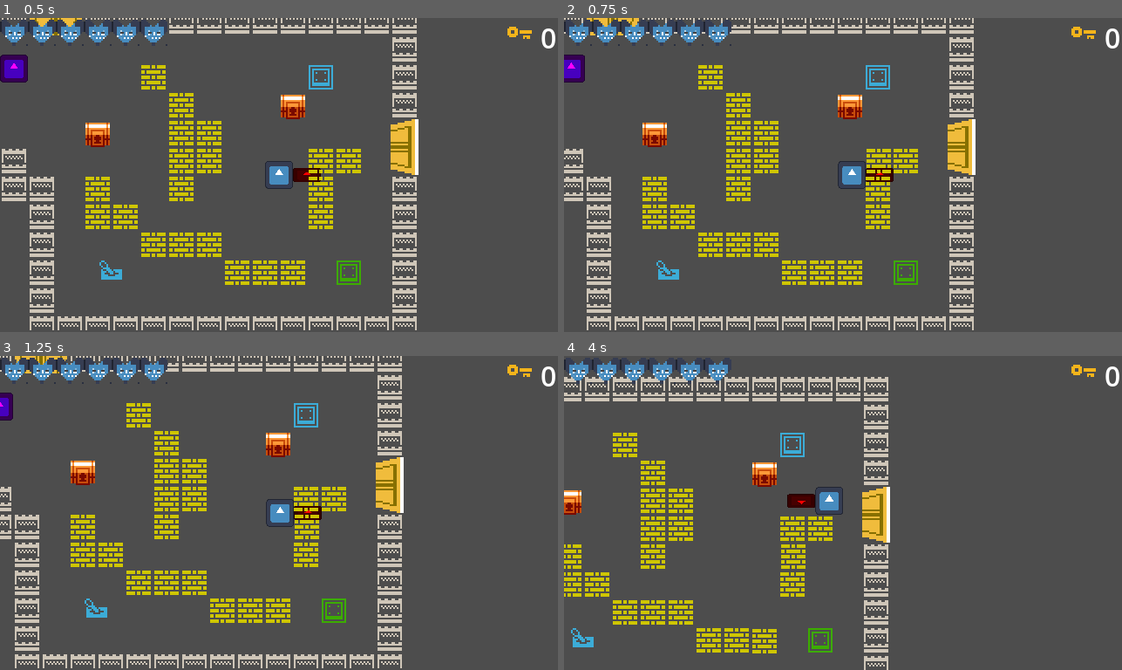
Above: before the commit, frames 1-4 (two rows, left to right).
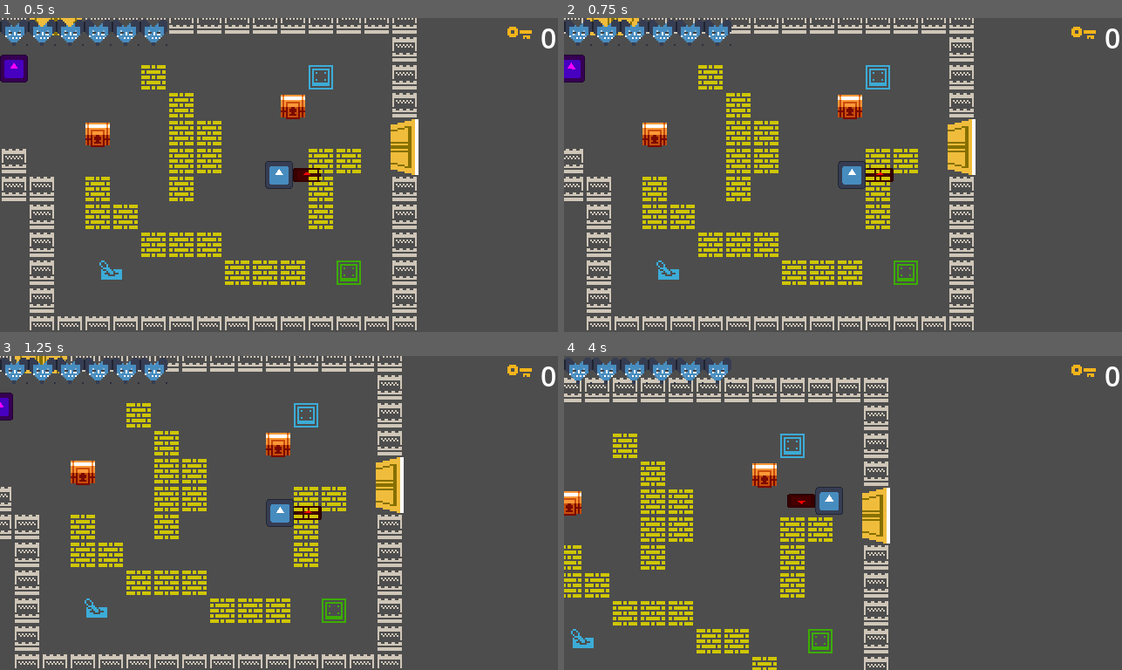
Above: after the commit, the same moments.

Repository: iliys/The-Offering-Godot-Wild-Jam-58-
Game: Godot game, scene res://map/map.tscn
Same seed, same stepped clock (60 frames per second), same inputs: the game is played once before the commit and once after it. The engine's default icon, where the game draws it, is replaced by a stand-in: a white triangle on a blue panel in a dark square.
Inputs:
- Up to frame 1 (0.5 s): no input
- Up to frame 2 (0.75 s): tap Enter at 0.5 s; hold Right (right) from 0.53 s (still down); hold Z (interact) from 0.53 s (still down)
- Up to frame 3 (1.25 s): keep holding Right (right); keep holding Z (interact)
- Up to frame 4 (4 s): release Right (right) at 1.28 s; release Z (interact) at 1.28 s; hold Down (down) 1.28-2.03 s; tap X (attack) at 1.35 s; tap Z (interact) at 1.55, 2.85, 3.8 s; hold Right (right) 2.03-2.78 s; hold Z (interact) 2.03-2.78 s; hold Up (up) 2.78-3.53 s; hold Left (left) from 3.53 s (still down); hold X (attack) from 3.53 s (still down)

Frame 1 is identical in both runs. In frame 2, less than 0.1% of the frame differs, in the area x 0-59%, y 11-50%; in frame 3, less than 0.1%; in frame 4, 4.5%, in the area x 0-59%, y 6-100%.

Commit message:
Boxes snaped to grid

Diff:
--- a/actor/actor.gd
+++ b/actor/actor.gd
@@ -6,7 +6,7 @@
 
 @export var speed := 64
 @export var max_hp := 6
-@export var dex := 300
+#@export var dex := 300
 @export var knock_back_speed := 256
 @export var is_enemy := false
 
@@ -26,8 +26,8 @@
 	queue_free()# Default behavior; overide with death anim.
 
 
-func smooth_set_vel(to: Vector2, delta: float) -> void:
-	velocity = velocity.move_toward(to, dex * delta)
+#func smooth_set_vel(to: Vector2, delta: float) -> void:
+#	velocity = velocity.move_toward(to, dex * delta)
 
 
 func _on_hit_box_dmg_taken(amount: int, attacker: Actor) -> void:
--- a/actor/enemies/enemy.gd
+++ b/actor/enemies/enemy.gd
@@ -17,25 +17,25 @@
 	navigation_agent.max_speed = speed
 
 
-func _physics_process(delta: float) -> void:
+func _physics_process(_delta: float) -> void:
 	if stunned:
 		move_and_slide()
 	else:
 		if detection_zone.player == null:
-			wander(delta)
+			wander()
 		else:
-			chase(detection_zone.player.global_position, delta)
+			chase(detection_zone.player.global_position)
 
 
-func wander(delta: float) -> void:
-	go_to_localtion(wander_position, delta, wander_speed_factor)
+func wander() -> void:
+	go_to_localtion(wander_position, wander_speed_factor)
 
 
-func chase(player_pos: Vector2, delta: float) -> void:
-	go_to_localtion(player_pos, delta)
+func chase(player_pos: Vector2) -> void:
+	go_to_localtion(player_pos)
 
 
-func go_to_localtion(location: Vector2, delta: float, speed_mod := 1.0) -> void:
+func go_to_localtion(location: Vector2, speed_mod := 1.0) -> void:
 	navigation_agent.target_position = location
 	var next_path_pos := navigation_agent.get_next_path_position()
 	if global_position.distance_to(next_path_pos) >= min_move_distance:
--- a/actor/player/player.gd
+++ b/actor/player/player.gd
@@ -11,11 +11,12 @@
 #@export var swing_speed := 20
 
 var attacking := false
-var last_dir := Vector2.RIGHT
+var sword_dir := Vector2.RIGHT
 var keys := {}# {id: amount}
 
 @onready var hand: Marker2D = $Hand
 @onready var weapon: HurtBox = hand.get_node("Weapon")
+@onready var shove_zone: Area2D = hand.get_node("ShoveZone")
 
 
 func _ready() -> void:
@@ -26,32 +27,31 @@
 func _unhandled_input(event: InputEvent) -> void:
 	if event.is_action_pressed("attack"):
 		attack()
+	elif event.is_action_pressed("interact"):
+		shove_boxes()
 
 
-func _physics_process(delta: float) -> void:
-	move(delta)
-	if Input.is_action_pressed("interact"):
-		shove_boxes(delta)
+func _physics_process(_delta: float) -> void:
+	move()
 
 
 func _die() -> void:
 	get_tree().reload_current_scene()
 
 
-func move(delta: float) -> void:
+func move() -> void:
 	if not stunned:
 		var direction := Input.get_vector("left", "right", "up", "down")
 		if direction.length() > 0:
-			last_dir = direction
+			sword_dir = direction
+			sword_dir.x *= 2
+			sword_dir = sword_dir.normalized().snapped(Vector2(1, 1))
 		var speed_mod := attack_speed_factor if attacking else 1.0
 		#smooth_set_vel(direction * speed * speed_mod, delta)
 		velocity = direction * speed * speed_mod
 
-	var prioritized_dir := last_dir
-	prioritized_dir.x *= 1.5
-	var target_rotation := snappedf(prioritized_dir.angle(), PI / 2)
-	#hand.rotation = lerp_angle(hand.rotation, target_rotation, swing_speed * delta)
-	hand.rotation = target_rotation
+	#hand.rotation = lerp_angle(hand.rotation, sword_dir.angle(), swing_speed * delta)
+	hand.rotation = sword_dir.angle()
 
 	move_and_slide()
 
@@ -61,12 +61,11 @@
 	# Do some animation.
 
 
-func shove_boxes(delta: float) -> void:
-	for i in get_slide_collision_count():
-		var collision := get_slide_collision(i)
-		var collider := collision.get_collider()
-		if collider in get_tree().get_nodes_in_group("boxes"):
-			(collider as RigidBody2D).apply_impulse(-collision.get_normal() * inertia)# * delta)
+func shove_boxes() -> void:
+	for collider in shove_zone.get_overlapping_bodies():
+		if collider is Box:
+			#(collider as RigidBody2D).apply_impulse(-collision.get_normal() * inertia)# * delta)
+			collider.push(sword_dir)
 
 
 func modify_key_count(id: int, modifer: int) -> void:
--- a/actor/player/player.tscn
+++ b/actor/player/player.tscn
@@ -8,6 +8,9 @@
 [sub_resource type="RectangleShape2D" id="RectangleShape2D_vvcd4"]
 resource_local_to_scene = true
 size = Vector2(18, 12)
+
+[sub_resource type="SegmentShape2D" id="SegmentShape2D_bvpkx"]
+b = Vector2(0, 2)
 
 [sub_resource type="AnimationNodeBlendSpace2D" id="AnimationNodeBlendSpace2D_2tpmm"]
 
@@ -55,6 +58,14 @@
 scale = Vector2(0.126, 0.063)
 texture = ExtResource("2_l3cdn")
 
+[node name="ShoveZone" type="Area2D" parent="Hand" index="1"]
+collision_layer = 0
+
+[node name="CollisionShape2D" type="CollisionShape2D" parent="Hand/ShoveZone" index="0"]
+position = Vector2(7, 0)
+rotation = -1.5708
+shape = SubResource("SegmentShape2D_bvpkx")
+
 [node name="AnimationTree" type="AnimationTree" parent="." index="3"]
 tree_root = SubResource("AnimationNodeStateMachine_0se8w")
 parameters/playback = SubResource("AnimationNodeStateMachinePlayback_vh751")
--- a/map/box/box.gd
+++ b/map/box/box.gd
@@ -1,15 +1,20 @@
 class_name Box
-extends RigidBody2D
+extends StaticBody2D
 
 
+@export var slide_duration := 0.5
+
+var tile_map: TileMap = null
+
+@onready var location := global_position
 @onready var anti_freeze_zone: Area2D = $AntiFreezeZone
+@onready var grid_size := tile_map.tile_set.tile_size
 
 
-func _on_anti_freeze_zone_body_entered(_body: Node2D) -> void:
-	set_deferred("freeze", false)
-
-
-func _on_anti_freeze_zone_body_exited(_body: Node2D) -> void:
-	if anti_freeze_zone.get_overlapping_bodies().size() > 0:
-		return
-	set_deferred("freeze", true)
+func push(direction: Vector2) -> void:
+	var new_location := global_position + direction * Vector2(grid_size)
+	for box in get_tree().get_nodes_in_group("boxes"):
+		if box.location == new_location:
+			return
+	location = new_location
+	create_tween().tween_property(self, "position", location, slide_duration)
--- a/map/box/box.tscn
+++ b/map/box/box.tscn
@@ -9,17 +9,9 @@
 [sub_resource type="RectangleShape2D" id="RectangleShape2D_aefe5"]
 size = Vector2(16, 16)
 
-[sub_resource type="RectangleShape2D" id="RectangleShape2D_llcvt"]
-size = Vector2(18, 18)
-
-[node name="Box" type="RigidBody2D" groups=["boxes"]]
+[node name="Box" type="AnimatableBody2D" groups=["boxes"]]
 collision_mask = 11
 physics_material_override = SubResource("PhysicsMaterial_e33pe")
-gravity_scale = 0.0
-lock_rotation = true
-freeze = true
-freeze_mode = 1
-linear_damp = 56.0
 script = ExtResource("1_joou0")
 
 [node name="CollisionShape2D" type="CollisionShape2D" parent="."]
@@ -35,14 +27,3 @@
 
 [node name="VisibleOnScreenEnabler2D" type="VisibleOnScreenEnabler2D" parent="NavigationObstacle2D"]
 rect = Rect2(-8, -8, 16, 16)
-
-[node name="AntiFreezeZone" type="Area2D" parent="."]
-collision_layer = 0
-collision_mask = 2
-monitorable = false
-
-[node name="CollisionShape2D" type="CollisionShape2D" parent="AntiFreezeZone"]
-shape = SubResource("RectangleShape2D_llcvt")
-
-[connection signal="body_entered" from="AntiFreezeZone" to="." method="_on_anti_freeze_zone_body_entered"]
-[connection signal="body_exited" from="AntiFreezeZone" to="." method="_on_anti_freeze_zone_body_exited"]
--- a/map/map.gd
+++ b/map/map.gd
@@ -25,7 +25,8 @@
 func load_boxes() -> void:
 	# TileSetScenesCollectionSource might be able to do the instantiation.
 	for tile in tile_map.get_used_cells(LAYERS.BOXES):
-		var box: RigidBody2D = BOX.instantiate()
+		var box: Box = BOX.instantiate()
+		box.tile_map = tile_map
 		box.position = tile_map.map_to_local(tile)
 		boxes.add_child(box)
 	tile_map.set_layer_enabled(LAYERS.BOXES, false)
--- a/triggers/standing_trigger/standing_trigger.tscn
+++ b/triggers/standing_trigger/standing_trigger.tscn
@@ -4,7 +4,7 @@
 [ext_resource type="Script" path="res://triggers/standing_trigger/standing_trigger.gd" id="1_4prwi"]
 
 [sub_resource type="RectangleShape2D" id="RectangleShape2D_gdrs6"]
-size = Vector2(16, 16)
+size = Vector2(15, 15)
 
 [node name="StandingTrigger" type="Area2D"]
 collision_layer = 0
--- a/triggers/step_trigger/step_trigger.tscn
+++ b/triggers/step_trigger/step_trigger.tscn
@@ -4,7 +4,7 @@
 [ext_resource type="Texture2D" uid="uid://nat2nsqdq0rh" path="res://prototyping_tiles_from_kenney.png" id="2_gsk7e"]
 
 [sub_resource type="RectangleShape2D" id="RectangleShape2D_2g13t"]
-size = Vector2(16, 16)
+size = Vector2(15, 15)
 
 [node name="StepTrigger" type="Area2D"]
 collision_layer = 0
Not shown: 1 places in actor/player/player.tscn that only renumber resources
Not shown: 1 places in map/box/box.tscn that only renumber resources
